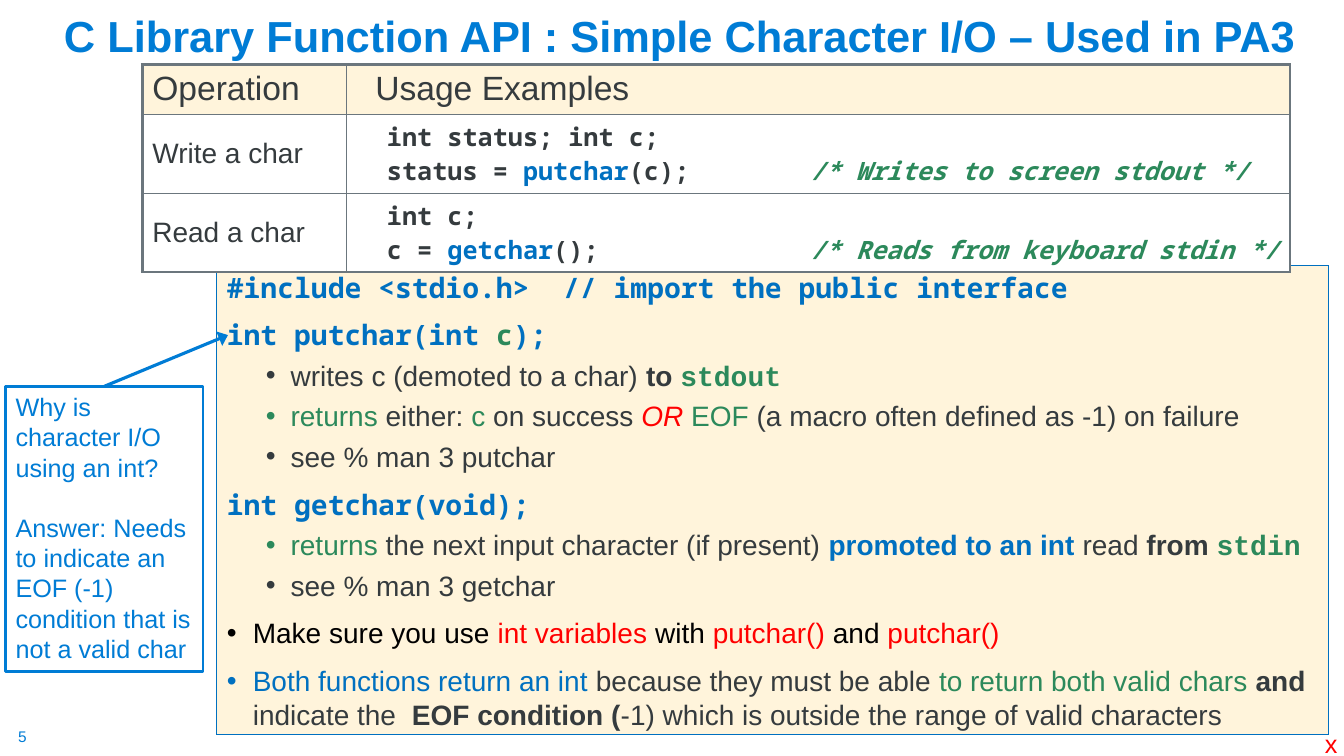
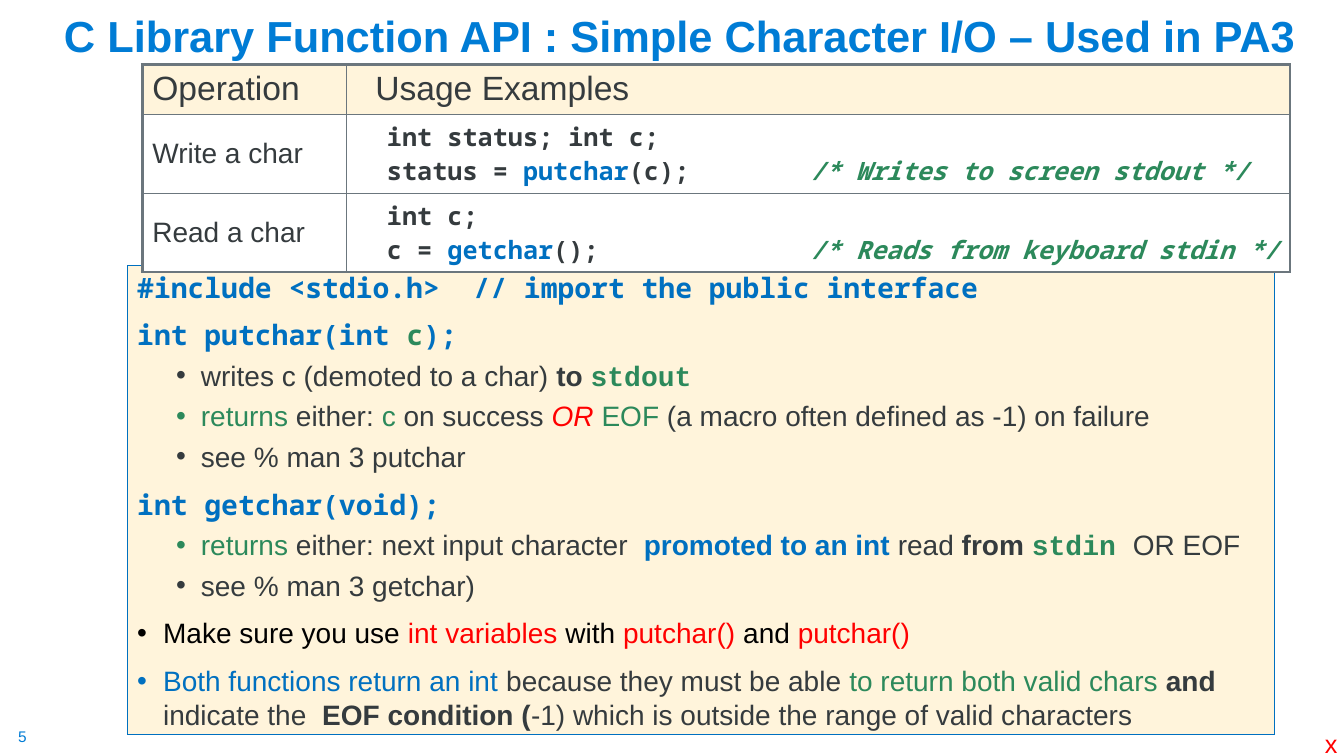
Before and after one commit to cse30-sp24/Muller-Slides, a slide deck: slide 5 of Lecture-5.pptx. Drawn at 1344x756 pixels with LibreOffice and Linux fonts; fonts in the diff are those of the drawing. Boxes give left, top, right and bottom in pixels: in the first picture for what was removed or moved away, otherwise in the second. Text is boxed around its words. In the diff, an @@ line names an element or a change of style, - is before the commit and + after.

```diff
--- a/Lecture-5.pptx
+++ b/Lecture-5.pptx
@@ text "#include <stdio.h> // import the ...": place and size @@
-text "#include <stdio.h> // import the ..." at [217, 265, 1329, 735]
+text "#include <stdio.h> // import the ..." at [127, 265, 1275, 735]
@@ arrow removed from (105, 386) to (228, 335) @@
@@ rectangle removed at [6, 386, 204, 671] @@
-Why is character I/O using an int?
-Answer: Needs to indicate an EOF (-1) condition that is not a valid char
@@ text at [201, 534, 1241, 601]: text changed @@
-  • returns the next input character (if present) promoted to an int read from stdin
-  • see % man 3 getchar
+  • returns either: next input character promoted to an int read from stdin OR EOF
+  • see % man 3 getchar)
```
Also in this commit, not shown: 7 other slides changed, 23 slides removed, 1 other file.
